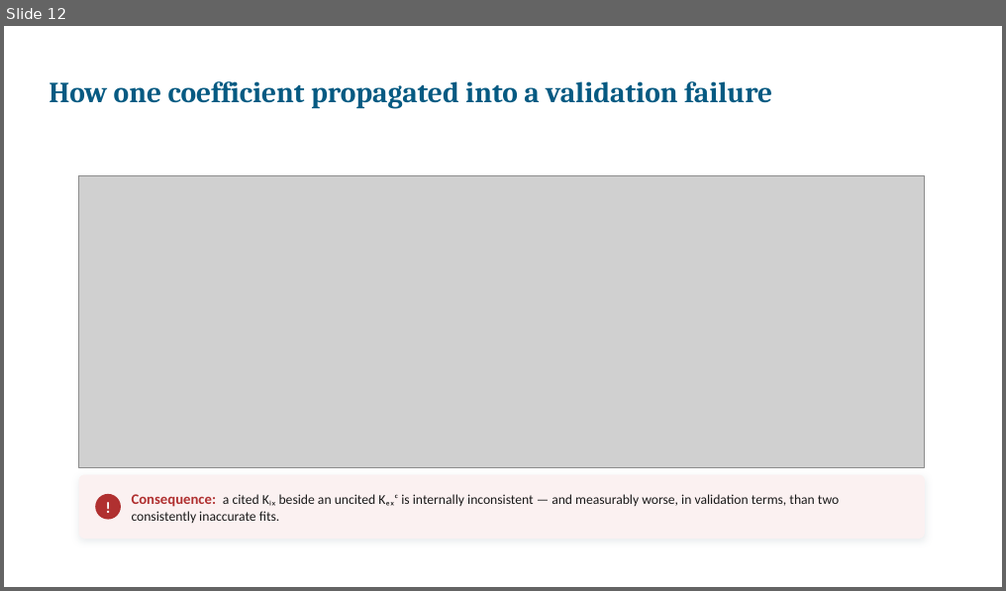
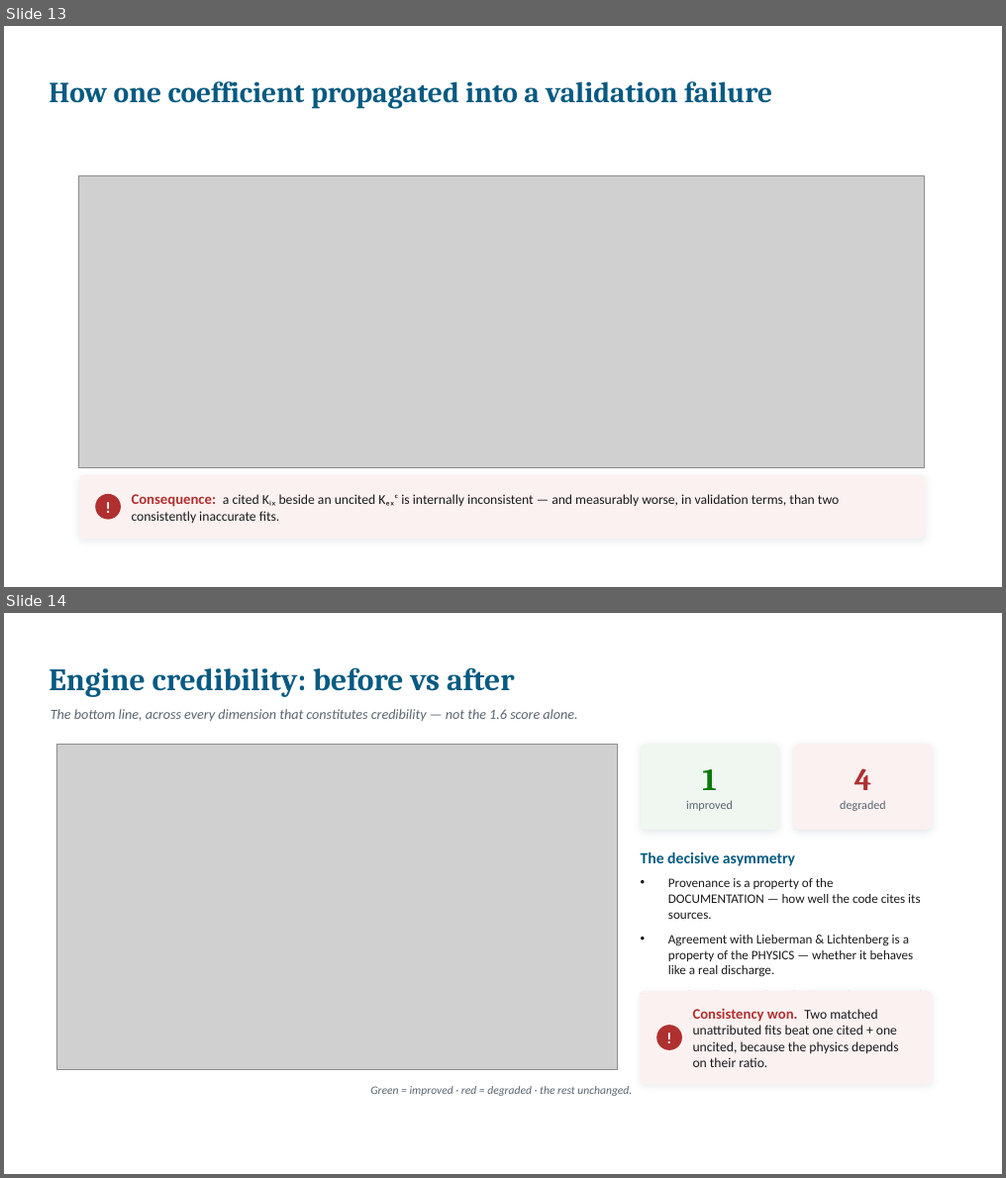
Before and after one commit to rayyantaimoor1/plasma-digital-twin, a slide deck: error_fixing_attempts/Kiz_Refit_Attempt_Presentation.pptx. Shown one above the other, each under a label of ours: slide 12 before the commit, slides 13 and 14 after it. The pictures are 1006x591 and 1006x1178 pixels, drawn with LibreOffice and Linux fonts; fonts in the diff are those of the drawing; grey boxes stand for pictures. Boxes give left, top, right and bottom in pixels: in the first picture for what was removed or moved away, otherwise in the second. Text is boxed around its words. In the diff, an @@ line names an element or a change of style, - is before the commit and + after.

```diff
--- a/error_fixing_attempts/Kiz_Refit_Attempt_Presentation.pptx
+++ b/error_fixing_attempts/Kiz_Refit_Attempt_Presentation.pptx
@@ slide 14 added at (x1=4, y1=613, x2=1002, y2=1174), background #FFFFFF @@
@@ text added at (x1=49, y1=667, x2=515, y2=697), 30 pt, text #065A82, bold @@
+Engine credibility: before vs after
@@ text added at (x1=51, y1=709, x2=577, y2=721), 13.5 pt, text #5A6570, italic @@
+The bottom line, across every dimension that constitutes credibility — not the 1.6 score alone.
@@ picture added at (x1=56, y1=744, x2=618, y2=1070) @@
@@ rounded rectangle added at (x1=641, y1=744, x2=779, y2=830), fill #F0F7F0 @@
@@ rounded rectangle added at (x1=794, y1=744, x2=933, y2=830), fill #FBF1F1 @@
@@ text added at (x1=702, y1=769, x2=716, y2=790), 30 pt, text #0A7A0A, bold @@
+1
@@ text added at (x1=854, y1=768, x2=871, y2=790), 30 pt, text #B03030, bold @@
+4
@@ text added at (x1=686, y1=800, x2=733, y2=811), 11.5 pt, text #5A6570 @@
+improved
@@ text added at (x1=840, y1=800, x2=886, y2=811), 11.5 pt, text #5A6570 @@
+degraded
@@ text added at (x1=641, y1=853, x2=795, y2=866), 15 pt, text #065A82, bold @@
+The decisive asymmetry
@@ text added at (x1=668, y1=878, x2=921, y2=1019), 12.5 pt, text #1A1A1A @@
+• Provenance is a property of the DOCUMENTATION — how well the code cites its sources.
+• Agreement with Lieberman & Lichtenberg is a property of the PHYSICS — whether it behaves like a real discharge.
+• Trading the second for the first is the wrong trade for a physics engine.
@@ rounded rectangle added at (x1=641, y1=991, x2=933, y2=1084), fill #FBF1F1 @@
@@ ellipse added at (x1=656, y1=1025, x2=682, y2=1051), fill #B03030 @@
@@ text added at (x1=656, y1=1025, x2=682, y2=1051), 15 pt, text #FFFFFF, bold @@
+!
@@ text added at (x1=693, y1=1008, x2=899, y2=1067), 13 pt, text #1A1A1A @@
+Consistency won. Two matched unattributed fits beat one cited + one uncited, because the physics depends on their ratio.
@@ text added at (x1=370, y1=1086, x2=632, y2=1096), 11 pt, text #5A6570, italic @@
+Green = improved · red = degraded · the rest unchanged.
@@ what was slide 12 is now slide 13 @@
```
Also in this commit, not shown: 2 other slides added, 6 other files.
